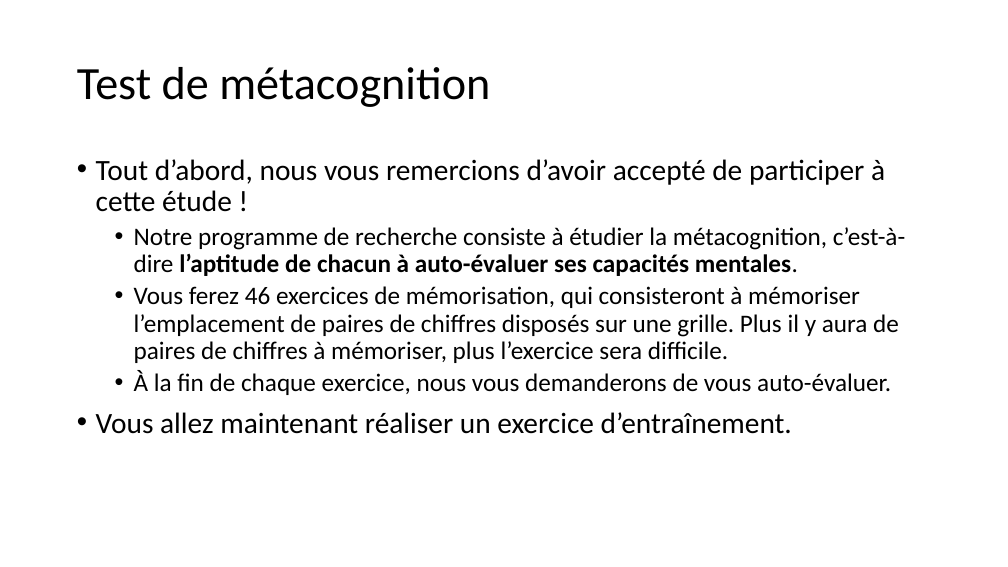
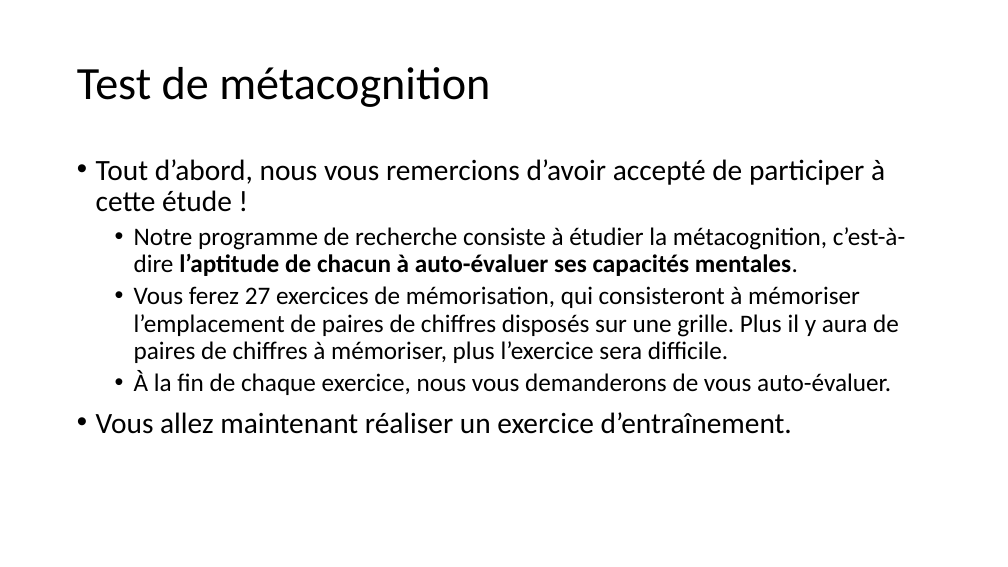
Before and after one commit to MBB-team/Online_Testing, a slide deck: slide 2 of src/SE2/Stimuli/Instructions_Rewarded.pptx. Drawn at 1008x567 pixels with LibreOffice and Linux fonts; fonts in the diff are those of the drawing. Boxes give left, top, right and bottom in pixels: in the first picture for what was removed or moved away, otherwise in the second. Text is boxed around its words. In the diff, an @@ line names an element or a change of style, - is before the commit and + after.

```diff
--- a/src/SE2/Stimuli/Instructions_Rewarded.pptx
+++ b/src/SE2/Stimuli/Instructions_Rewarded.pptx
@@ text at (134, 286, 899, 363): text changed @@
-  • Vous ferez 46 exercices de mémorisation, qui consisteront à mémoriser l’emplacement de paires de chiffres disposés sur une grille. Plus il y aura de paires de chiffres à mémoriser, plus l’exercice sera difficile.
+  • Vous ferez 27 exercices de mémorisation, qui consisteront à mémoriser l’emplacement de paires de chiffres disposés sur une grille. Plus il y aura de paires de chiffres à mémoriser, plus l’exercice sera difficile.
```
Also in this commit, not shown: 2 other slides changed, 50 other files.
